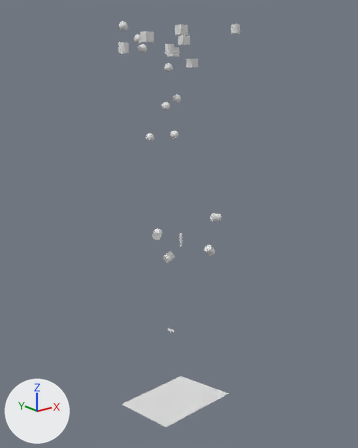
Before and after pictures for a commit that changed the Blender file blender-files/BWE_START_SINGLE_SCENE.blend.
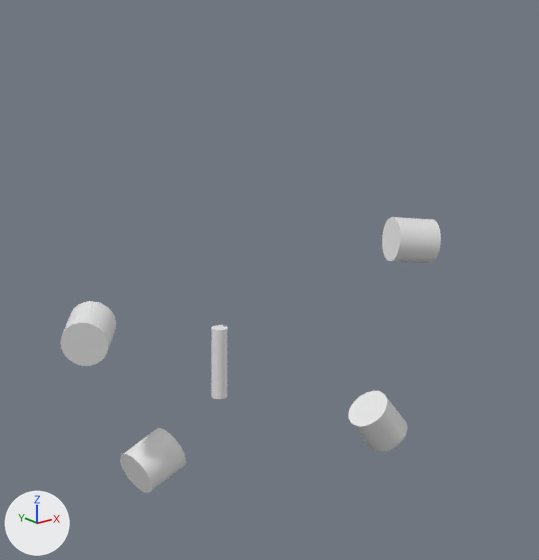
The first picture shows the older version from a camera (50 mm lens) standing at (-72.8, -93.1, -3.6) and looking at (1.1, -0.8, -40.6). The close-ups show both versions on the part from 39% to 67% of the width and 39% to 61% of the height of that picture; other places that the commit changed are outside them. Every picture has the same lights, and +X, +Y and +Z are marked at lower left.

Script lines for the objects in view, before the commit:
```python
me_cylinder = bpy.data.meshes.new('Cylinder')
me_cylinder.from_pydata(...)  # 384 vertices, 354 faces; spans x -0.35..0.35, y -0.35..0.35, z 0.0..3.16
me_cylinder_010 = bpy.data.meshes.new('Cylinder.010')
me_cylinder_010.from_pydata(...)  # a 32-sided cylinder along z spanning x -1.0..1.0, y -1.0..1.0, z -1.0..1.0
me_cylinder_012 = bpy.data.meshes.new('Cylinder.012')
me_cylinder_012.from_pydata(...)  # a 32-sided cylinder along z spanning x -1.0..1.0, y -1.0..1.0, z -1.0..1.0
me_cylinder_013 = bpy.data.meshes.new('Cylinder.013')
me_cylinder_013.from_pydata(...)  # a 32-sided cylinder along z spanning x -1.0..1.0, y -1.0..1.0, z -1.0..1.0
ob_cylinder = bpy.data.objects.new('Cylinder', me_cylinder)
ob_cylinder.location = (-1.96, -5.32, -44.32)
ob_tube_003 = bpy.data.objects.new('Tube.003', me_cylinder_010)
ob_tube_003.location = (8.87, -5.73, -39.13)
ob_tube_003.rotation_euler = (-1.41, -0.388, 1.166)  # degrees (-81, -22, 67)
ob_tube_005 = bpy.data.objects.new('Tube.005', me_cylinder_012)
ob_tube_005.location = (7.05, -5.73, -47.45)
ob_tube_005.rotation_euler = (0.0, -0.694, 0.0)  # degrees (0, -40, 0)
ob_tube_006 = bpy.data.objects.new('Tube.006', me_cylinder_013)
ob_tube_006.location = (-5.94, -5.73, -46.22)
ob_tube_006.rotation_euler = (0.0, 1.185, 0.0)  # degrees (0, 68, 0)
# also in view: 'Tube.004' at (-9.3, -5.7, -39.8)
```
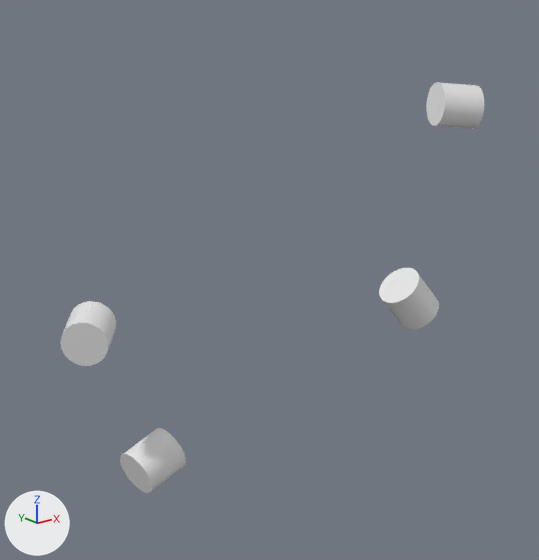
What the commit changed:
Object 'Cylinder' (ob_cylinder) is deleted.
Object 'Tube.003' (ob_tube_003) moves from (8.87, -5.73, -39.13) to (13.12, -3.94, -33.85).
Object 'Tube.005' (ob_tube_005) moves from (7.05, -5.73, -47.45) to (7.72, -6.91, -41.39).

Changed parts and their boxes [x1, y1, x2, y2] in the close-ups (539 x 560 px):
'Tube.005', moved
    before: [348, 391, 407, 452]
    after: [379, 268, 439, 330]
'Tube.003', moved
    before: [382, 217, 441, 263]
    after: [426, 82, 484, 129]
'Cylinder', deleted
    before: [211, 325, 227, 399]
